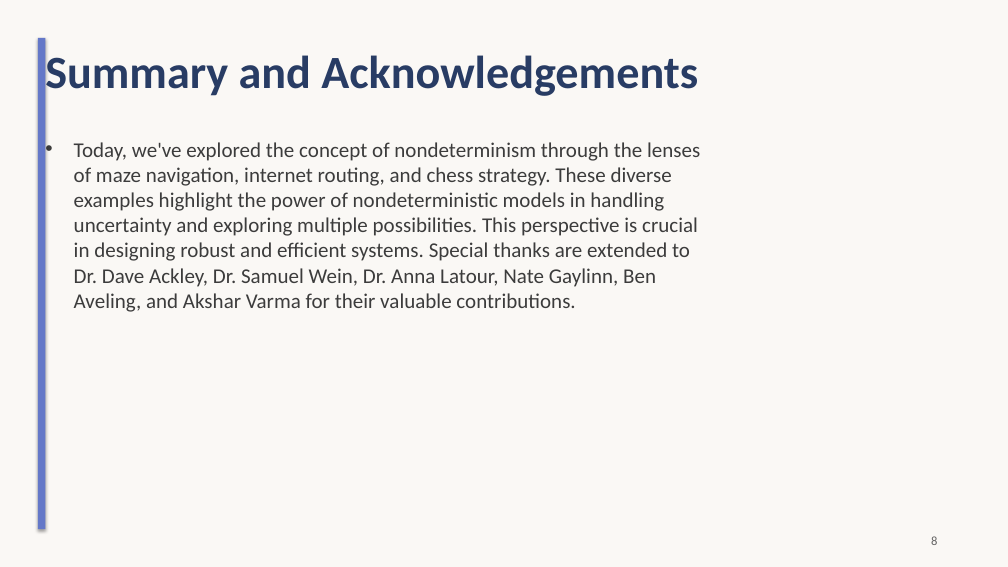
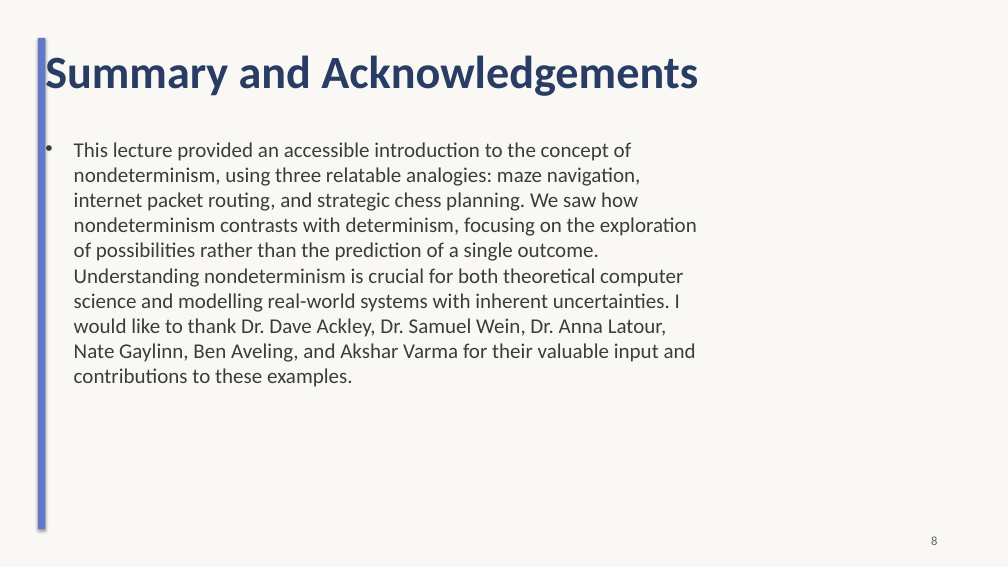
Before and after one commit to sanskarsri26/pdf-to-lecture, a slide deck: slide 8 of Styled_Slides.pptx. Drawn at 1008x567 pixels with LibreOffice and Linux fonts; fonts in the diff are those of the drawing. Boxes give left, top, right and bottom in pixels: in the first picture for what was removed or moved away, otherwise in the second. Text is boxed around its words. In the diff, an @@ line names an element or a change of style, - is before the commit and + after.

```diff
--- a/Styled_Slides.pptx
+++ b/Styled_Slides.pptx
@@ text at [74, 142, 697, 387]: text changed @@
-• Today, we've explored the concept of nondeterminism through the lenses of maze navigation, internet routing, and chess strategy. These diverse examples highlight the power of nondeterministic models in handling uncertainty and exploring multiple possibilities. This perspective is crucial in designing robust and efficient systems. Special thanks are extended to Dr. Dave Ackley, Dr. Samuel Wein, Dr. Anna Latour, Nate Gaylinn, Ben Aveling, and Akshar Varma for their valuable contributions.
+• This lecture provided an accessible introduction to the concept of nondeterminism, using three relatable analogies: maze navigation, internet packet routing, and strategic chess planning. We saw how nondeterminism contrasts with determinism, focusing on the exploration of possibilities rather than the prediction of a single outcome. Understanding nondeterminism is crucial for both theoretical computer science and modelling real-world systems with inherent uncertainties. I would like to thank Dr. Dave Ackley, Dr. Samuel Wein, Dr. Anna Latour, Nate Gaylinn, Ben Aveling, and Akshar Varma for their valuable input and contributions to these examples.
```
Also in this commit, not shown: 8 other slides changed, 1 slide removed, 7 other files.
